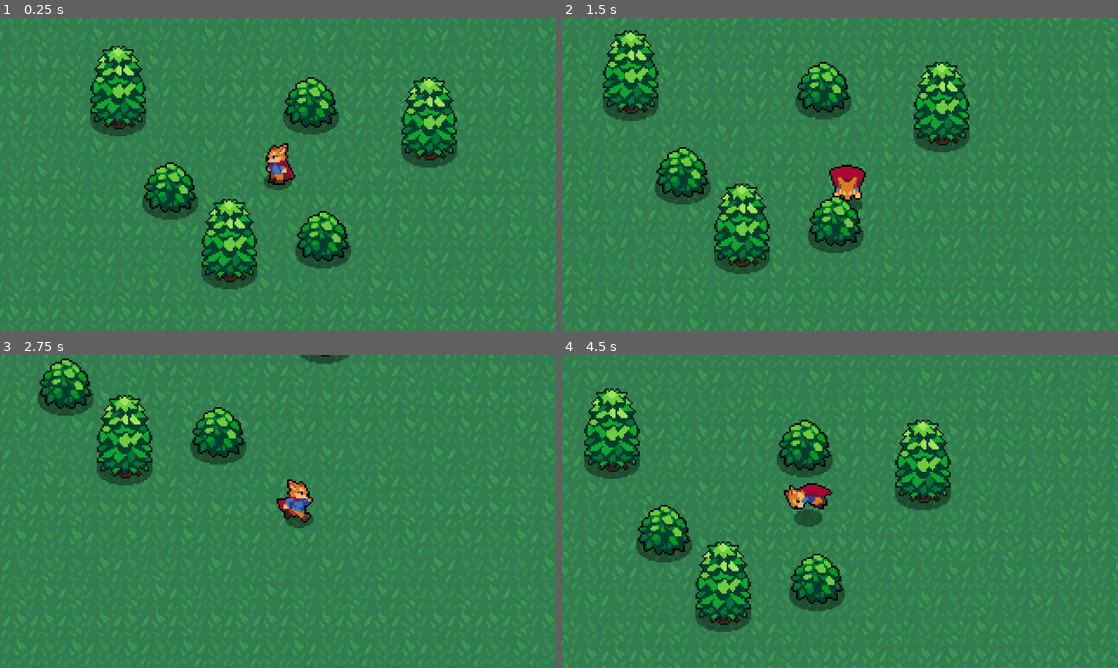
Above: before the commit, frames 1-4 (two rows, left to right).
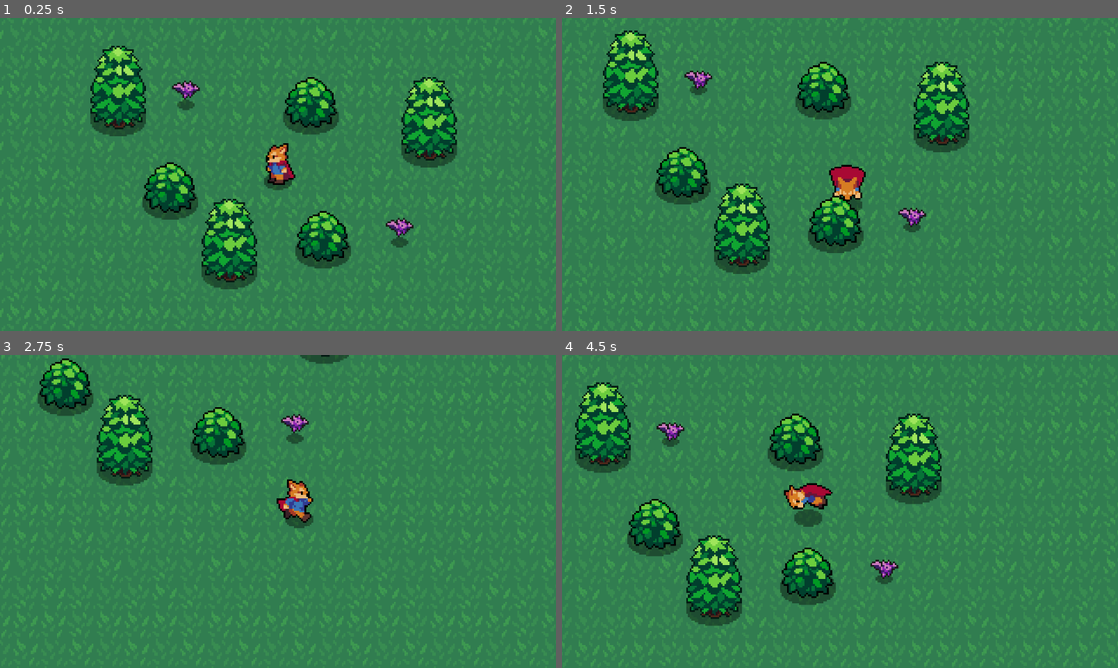
Above: after the commit, the same moments.

Repository: tienviitta/action-rpg
Game: Godot game, scene res://world.tscn
Same seed, same stepped clock (60 frames per second), same inputs: the game is played once before the commit and once after it.
Inputs:
- Up to frame 1 (0.25 s): no input
- Up to frame 2 (1.5 s): hold D (move_right) 0.53-1.28 s; tap J (attack) at 0.6 s; hold Down (move_down) from 1.28 s (still down); tap K (roll) at 1.35 s
- Up to frame 3 (2.75 s): release Down (move_down) at 2.03 s; hold D (move_right) from 2.03 s (still down); tap J (attack) at 2.1 s
- Up to frame 4 (4.5 s): release D (move_right) at 2.78 s; hold W (move_up) 2.78-3.53 s; tap K (roll) at 2.85, 4.35 s; hold A (move_left) from 3.53 s (still down); tap J (attack) at 3.6 s

The runs differ from the first frame. In frame 1, 0.5% of the frame differs, in the area x 30-75%, y 20-74%; in frame 2, 0.5%; in frame 3, 0.3%; in frame 4, 20%, in the area x 0-100%, y 0-100%.

Commit message:
Bat added.

Diff:
--- /dev/null
+++ b/enemies/bat_enemy.gd
@@ -0,0 +1,13 @@
+extends CharacterBody2D
+
+@onready var sprite_2d: Sprite2D = $Sprite2D
+@onready var animation_tree: AnimationTree = $AnimationTree
+@onready var playback = animation_tree.get("parameters/StateMachine/playback") as AnimationNodeStateMachinePlayback
+
+func _physics_process(delta: float) -> void:
+	var state = playback.get_current_node()
+	match state:
+		"Idle":
+			pass
+		"Chase":
+			pass
--- /dev/null
+++ b/enemies/bat_enemy.tscn
@@ -0,0 +1,99 @@
+[gd_scene load_steps=15 format=3 uid="uid://dmq4maey88ixf"]
+
+[ext_resource type="Texture2D" uid="uid://cglnp7ggdeydm" path="res://enemies/bat.png" id="1_0fsds"]
+[ext_resource type="Script" uid="uid://d3srx5xef4qh0" path="res://enemies/bat_enemy.gd" id="1_5gx0a"]
+[ext_resource type="Texture2D" uid="uid://ov512forpqrv" path="res://shadows/small_shadow.png" id="2_e7gs6"]
+
+[sub_resource type="CircleShape2D" id="CircleShape2D_e7gs6"]
+radius = 5.0
+
+[sub_resource type="Animation" id="Animation_e7gs6"]
+resource_name = "fly"
+length = 0.5
+loop_mode = 1
+step = 0.1
+tracks/0/type = "value"
+tracks/0/imported = false
+tracks/0/enabled = true
+tracks/0/path = NodePath("Sprite2D:frame")
+tracks/0/interp = 1
+tracks/0/loop_wrap = true
+tracks/0/keys = {
+"times": PackedFloat32Array(0, 0.1, 0.2, 0.3, 0.4),
+"transitions": PackedFloat32Array(1, 1, 1, 1, 1),
+"update": 1,
+"values": [0, 1, 2, 3, 4]
+}
+
+[sub_resource type="Animation" id="Animation_5gx0a"]
+length = 0.001
+tracks/0/type = "value"
+tracks/0/imported = false
+tracks/0/enabled = true
+tracks/0/path = NodePath("Sprite2D:frame")
+tracks/0/interp = 1
+tracks/0/loop_wrap = true
+tracks/0/keys = {
+"times": PackedFloat32Array(0),
+"transitions": PackedFloat32Array(1),
+"update": 1,
+"values": [0]
+}
+
+[sub_resource type="AnimationLibrary" id="AnimationLibrary_grp10"]
+_data = {
+&"RESET": SubResource("Animation_5gx0a"),
+&"fly": SubResource("Animation_e7gs6")
+}
+
+[sub_resource type="AnimationNodeAnimation" id="AnimationNodeAnimation_5gx0a"]
+animation = &"fly"
+
+[sub_resource type="AnimationNodeAnimation" id="AnimationNodeAnimation_e7gs6"]
+animation = &"fly"
+
+[sub_resource type="AnimationNodeStateMachineTransition" id="AnimationNodeStateMachineTransition_5gx0a"]
+advance_mode = 2
+
+[sub_resource type="AnimationNodeStateMachineTransition" id="AnimationNodeStateMachineTransition_grp10"]
+
+[sub_resource type="AnimationNodeStateMachineTransition" id="AnimationNodeStateMachineTransition_erta8"]
+
+[sub_resource type="AnimationNodeStateMachine" id="AnimationNodeStateMachine_e7gs6"]
+states/Chase/node = SubResource("AnimationNodeAnimation_5gx0a")
+states/Chase/position = Vector2(503, 185)
+states/Idle/node = SubResource("AnimationNodeAnimation_e7gs6")
+states/Idle/position = Vector2(502, 100)
+transitions = ["Start", "Idle", SubResource("AnimationNodeStateMachineTransition_5gx0a"), "Idle", "Chase", SubResource("AnimationNodeStateMachineTransition_grp10"), "Chase", "Idle", SubResource("AnimationNodeStateMachineTransition_erta8")]
+
+[sub_resource type="AnimationNodeBlendTree" id="AnimationNodeBlendTree_5gx0a"]
+graph_offset = Vector2(-830, -9)
+nodes/StateMachine/node = SubResource("AnimationNodeStateMachine_e7gs6")
+nodes/StateMachine/position = Vector2(-100, 120)
+node_connections = [&"output", 0, &"StateMachine"]
+
+[node name="BatEnemy" type="CharacterBody2D"]
+script = ExtResource("1_5gx0a")
+
+[node name="Sprite2D" type="Sprite2D" parent="."]
+texture = ExtResource("1_0fsds")
+offset = Vector2(0, -4)
+hframes = 5
+
+[node name="ShadowSprite2D" type="Sprite2D" parent="."]
+show_behind_parent = true
+texture = ExtResource("2_e7gs6")
+
+[node name="CollisionShape2D" type="CollisionShape2D" parent="."]
+position = Vector2(0, -3)
+shape = SubResource("CircleShape2D_e7gs6")
+
+[node name="AnimationPlayer" type="AnimationPlayer" parent="."]
+libraries = {
+&"": SubResource("AnimationLibrary_grp10")
+}
+
+[node name="AnimationTree" type="AnimationTree" parent="."]
+tree_root = SubResource("AnimationNodeBlendTree_5gx0a")
+advance_expression_base_node = NodePath("..")
+anim_player = NodePath("../AnimationPlayer")
--- a/world.tscn
+++ b/world.tscn
@@ -1,9 +1,10 @@
-[gd_scene load_steps=5 format=3 uid="uid://blo6eatm1c1eg"]
+[gd_scene load_steps=6 format=3 uid="uid://blo6eatm1c1eg"]
 
 [ext_resource type="PackedScene" uid="uid://di0wvab43tn8d" path="res://player/player.tscn" id="1_f3sb7"]
 [ext_resource type="Texture2D" uid="uid://cyyc8v4lwmif3" path="res://world/grass_background.png" id="2_fj7yv"]
 [ext_resource type="PackedScene" uid="uid://bikm053snxxbn" path="res://world/bush.tscn" id="3_tlwt5"]
 [ext_resource type="PackedScene" uid="uid://ciw1upsg4ytbl" path="res://world/tree.tscn" id="4_aqk2v"]
+[ext_resource type="PackedScene" uid="uid://dmq4maey88ixf" path="res://enemies/bat_enemy.tscn" id="5_036b0"]
 
 [node name="World" type="Node2D"]
 y_sort_enabled = true
@@ -37,3 +38,9 @@
 
 [node name="Tree3" parent="." instance=ExtResource("4_aqk2v")]
 position = Vector2(66, 50)
+
+[node name="BatEnemy" parent="." instance=ExtResource("5_036b0")]
+position = Vector2(105, 45)
+
+[node name="BatEnemy2" parent="." instance=ExtResource("5_036b0")]
+position = Vector2(228, 124)
Not shown, added: enemies/bat_enemy.gd.uid
Not shown, changed: .gitignore
